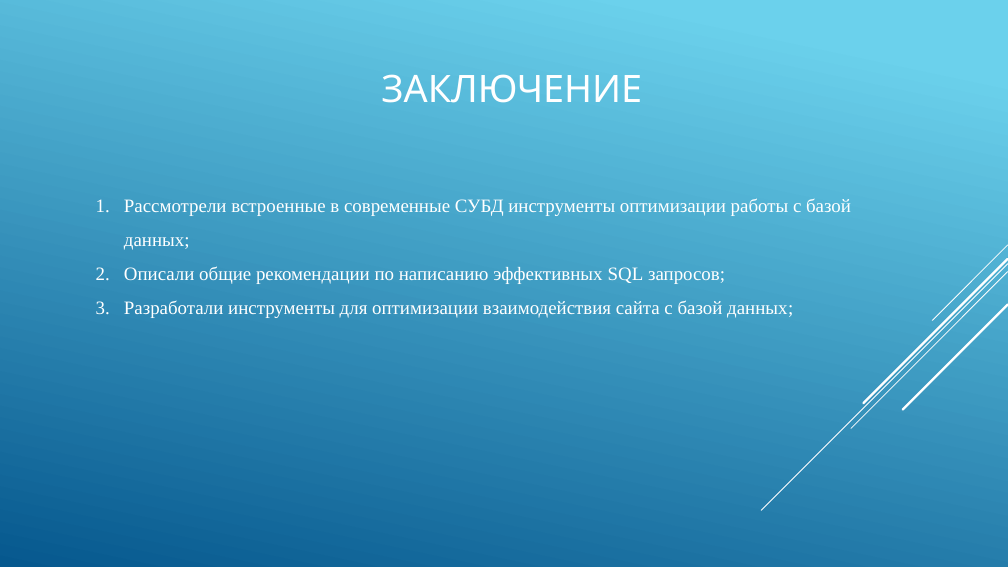
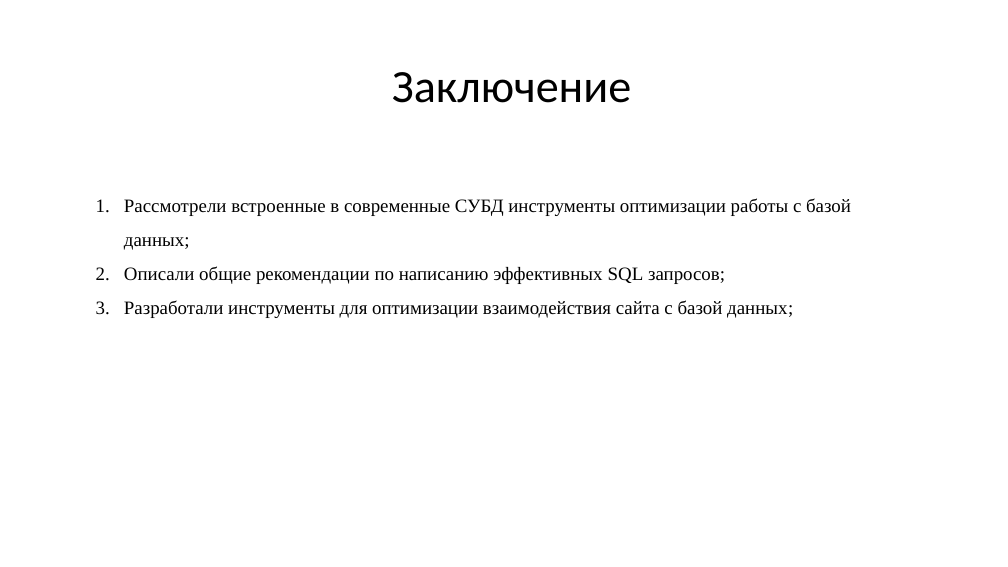
Before and after one commit to IgorTyutyunov/-, a slide deck: slide 11 of ВКР_5.pptx. Drawn at 1008x567 pixels with LibreOffice and Linux fonts; fonts in the diff are those of the drawing. Boxes give left, top, right and bottom in pixels: in the first picture for what was removed or moved away, otherwise in the second. Text is boxed around its words. In the diff, an @@ line names an element or a change of style, - is before the commit and + after.

```diff
--- a/ВКР_5.pptx
+++ b/ВКР_5.pptx
@@ background gradient #6ED2EB to #06588E to #FFFFFF @@
@@ title at [392, 72, 631, 103]: text changed; size 36 to 44 pt; font League Spartan to Calibri; text colour #FFFFFF to #000000 @@
-ЗАКЛЮЧЕНИЕ
+Заключение
@@ text "Рассмотрели встроенные в современные СУБД ..." at [124, 198, 851, 318]: text colour #FFFFFF to #000000 @@
@@ group removed at [761, 245, 1008, 510]: 5 lines @@
```
Also in this commit, not shown: 11 other slides changed.
